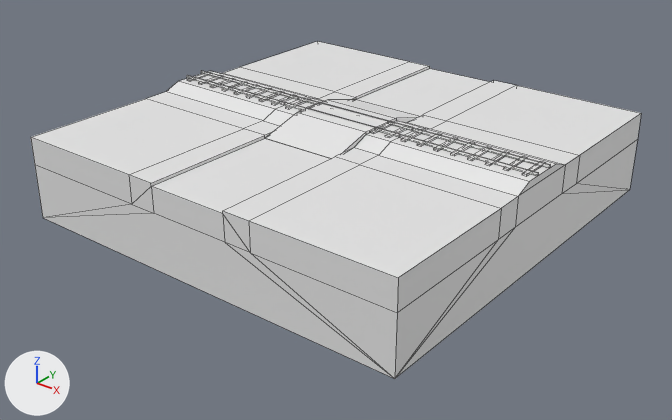
The FBX model Mystics Project/Assets/polyperfect/Low Poly Ultimate Pack/M/- Meshes_M/Terrains_M/Tiles_M/tile-rail-road-crossing.fbx, before and after one commit.
Rendered twice from a 50 mm lens placed at (37.3, -47.7, 22.8), pointed at (0.4, -1.6, -5.8). Arrows for +X, +Y and +Z are at lower left; the lights stay in place. Mesh edges are drawn as thin lines. Where no turn or scale is listed for an object, it has been applied to the vertices.

Names of what the first picture shows: 'tile-rail-road-crossing'.
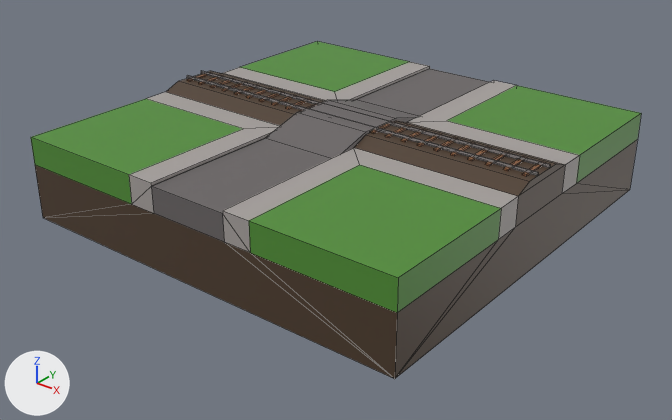
Where the newer file only moved an object's origin or applied its transform, the numbers keep the older frame.

What differs and where, as boxes [x1, y1, x2, y2] in the pictures (672 x 420 px):
'tile-rail-road-crossing', recoloured, reshaped: [31, 41, 641, 379] in both
part 1 of me_tile_rail_road_crossing, cut back: [129, 62, 579, 220] in both

What changed in the scene script:
```text
Change mat_11_brown_medium:
    mat_11_brown_medium.base_color: (0.8, 0.8, 0.8) -> (0.246, 0.105, 0.0409)  # white #e7e7e7 -> brown #885b39
Change mat_36_green:
    mat_36_green.base_color: (0.8, 0.8, 0.8) -> (0.0802, 0.27, 0.0343)  # white #e7e7e7 -> green #508e34
Change mat_20_grey:
    mat_20_grey.base_color: (0.8, 0.8, 0.8) -> (0.242, 0.223, 0.223)  # white #e7e7e7 -> grey #878282
Change mat_21_grey_light:
    mat_21_grey_light.base_color: (0.8, 0.8, 0.8) -> (0.386, 0.356, 0.342)  # white #e7e7e7 -> grey #a7a19e
Change mat_9_brown_darkest:
    mat_9_brown_darkest.base_color: (0.8, 0.8, 0.8) -> (0.0742, 0.0437, 0.0242)  # white #e7e7e7 -> brown #4d3b2b
Change mat_18_grey_dark:
    mat_18_grey_dark.base_color: (0.8, 0.8, 0.8) -> (0.142, 0.128, 0.128)  # white #e7e7e7 -> dark grey #696464
Change me_tile_rail_road_crossing:
    used by ob_tile_rail_road_crossing; location = (0.0, 0.0, 0.0)
    remove me_tile_rail_road_crossing.from_pydata(...)  # 304 vertices, 235 faces; spans x -15.0..15.0, y -15.0..15.0, z -6.0..0.7
    add me_tile_rail_road_crossing.from_pydata(...)  # 252 vertices, 185 faces; spans x -15.0..15.0, y -15.0..15.0, z -6.0..0.7
    me_tile_rail_road_crossing part 1
    40 vertices are removed from x -5.0..5.0, y -5.0..5.0, z -0.2..0.7
    68 faces are deleted
    4 vertices are added at (3.0, 3.0, -0.2), (-3.0, -3.0, -0.2), (3.0, -3.0, -0.2), (-3.0, 3.0, -0.2)
    6 new faces join them, mat_20_grey (grey #878282)
    12 new faces join them, mat_21_grey_light (grey #a7a19e)
    6 new faces join them, mat_9_brown_darkest (brown #4d3b2b)
    4 new faces join them, mat_18_grey_dark (dark grey #696464)
```
